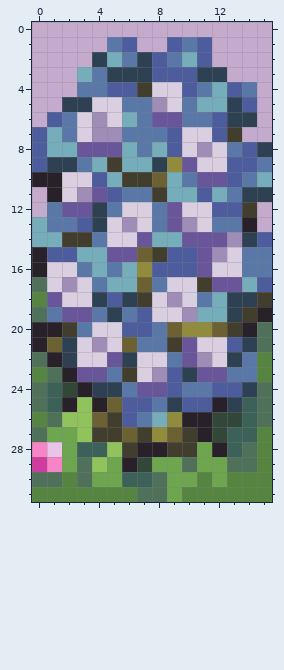
Edited in one commit: pixel-art sprite (assets/map/flora/bush2.png). The first picture shows the starting point.
The file is 16x32 pixels.
After:
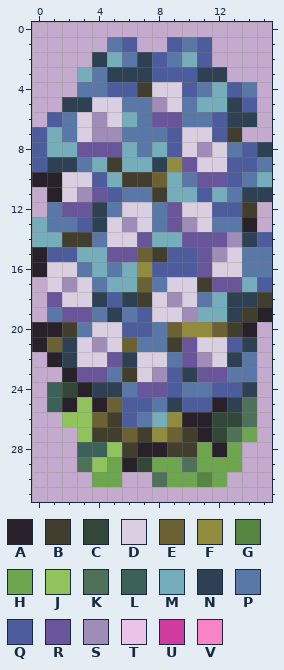
Palette (. is transparent): A #292129  B #413e2d  C #334739  D #d9cfe1  E #6b6132  F #918b3d  G #558541  H #6ea54f  J #90c35c  K #4f7059  L #3c6158  M #76adbb  N #2e4152  P #5978a7  Q #4c5c9c  R #69559a  S #9f8db7  T #eac3e8  U #cf3b9f  V #f784c7
Edits made:
{"y":17,"x":0,"old":"K","new":"."}
{"y":18,"x":0,"old":"G","new":"."}
{"y":19,"x":0,"old":"K","new":"."}
{"y":20,"x":15,"old":"K","new":"."}
{"y":21,"x":15,"old":"K","new":"."}
{"y":22,"x":0,"old":"K","new":"."}
{"y":22,"x":15,"old":"G","new":"."}
{"y":23,"x":0,"old":"GK","new":".."}
{"y":23,"x":15,"old":"G","new":"."}
{"y":24,"x":0,"old":"K","new":"."}
{"y":24,"x":15,"old":"K","new":"."}
{"y":25,"x":0,"old":"K","new":"."}
{"y":25,"x":14,"old":"LK","new":"K."}
{"y":26,"x":0,"old":"GK","new":".."}
{"y":26,"x":14,"old":"LK","new":"K."}
{"y":27,"x":0,"old":"KHH","new":"..."}
{"y":27,"x":13,"old":"LLG","new":"KH."}
{"y":28,"x":0,"old":"VTH","new":"..."}
{"y":28,"x":13,"old":"LKG","new":"H.."}
{"y":29,"x":0,"old":"UVH","new":"..."}
{"y":29,"x":13,"old":"KKG","new":"H.."}
{"y":30,"x":0,"old":"KKGK","new":"...."}
{"y":30,"x":6,"old":"LL","new":".."}
{"y":30,"x":13,"old":"GGG","new":"..."}
{"y":31,"x":0,"old":"GGGGGGGKKHGGGGGG","new":"................"}
{"label":"changed","picture_box":[32,277,272,502]}
